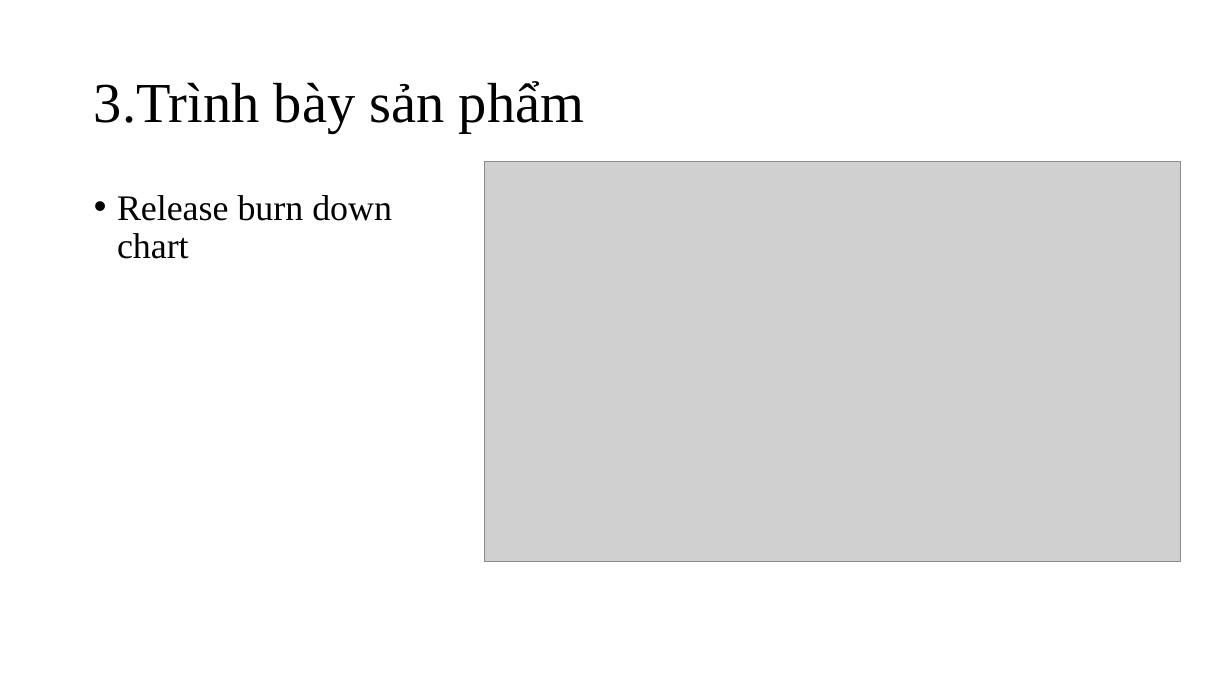
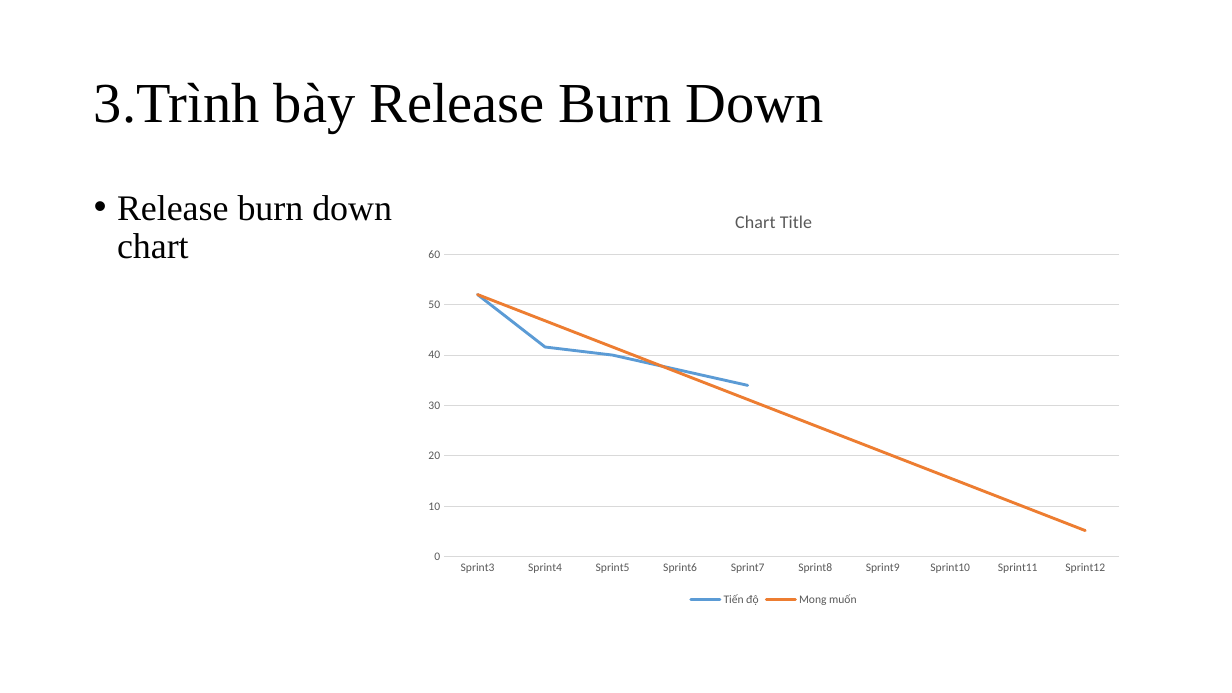
Before and after one commit to huynhquangminh/18HCB_QuanLyQuyTrinhPhanMem, a slide deck: slide 13 of Documents/Tuan5/Nhom_3_Tuan_5.pptx (slide 11 before the commit). Drawn at 1232x693 pixels with LibreOffice and Linux fonts; fonts in the diff are those of the drawing; grey boxes stand for pictures. Boxes give left, top, right and bottom in pixels: in the first picture for what was removed or moved away, otherwise in the second. Text is boxed around its words. In the diff, an @@ line names an element or a change of style, - is before the commit and + after.

```diff
--- a/Documents/Tuan5/Nhom_3_Tuan_5.pptx
+++ b/Documents/Tuan5/Nhom_3_Tuan_5.pptx
@@ title at <box>94,82,824,133</box>: text changed @@
-3.Trình bày sản phẩm
+3.Trình bày Release Burn Down
@@ picture removed at <box>484,162,1181,562</box> @@
@@ line chart added at <box>414,193,1134,610</box> @@
+categories: Sprint3, Sprint4, Sprint5, Sprint6, Sprint7, Sprint8, Sprint9, Sprint10, Sprint11, Sprint12
+Tiến độ: 52, 42, 40, 37, 34, -, -, -, -, -
+Mong muốn: 52, 47, 42, 36, 31, 26, 21, 16, 10, 5
```
Also in this commit, not shown: 6 other slides changed, 2 slides added, 1 slide removed, 5 other files.
